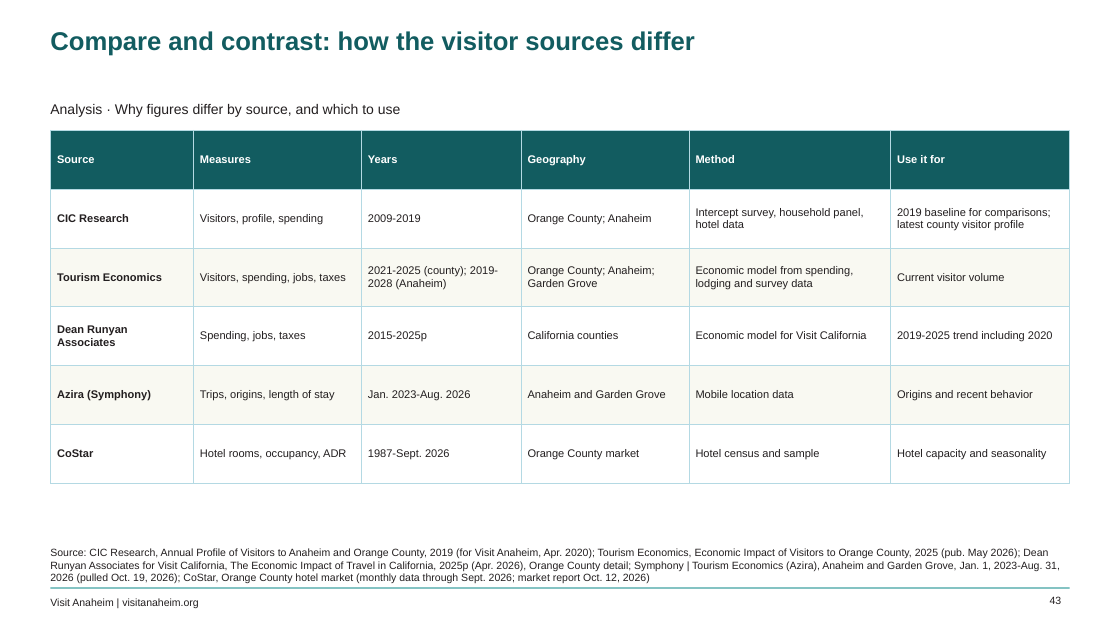
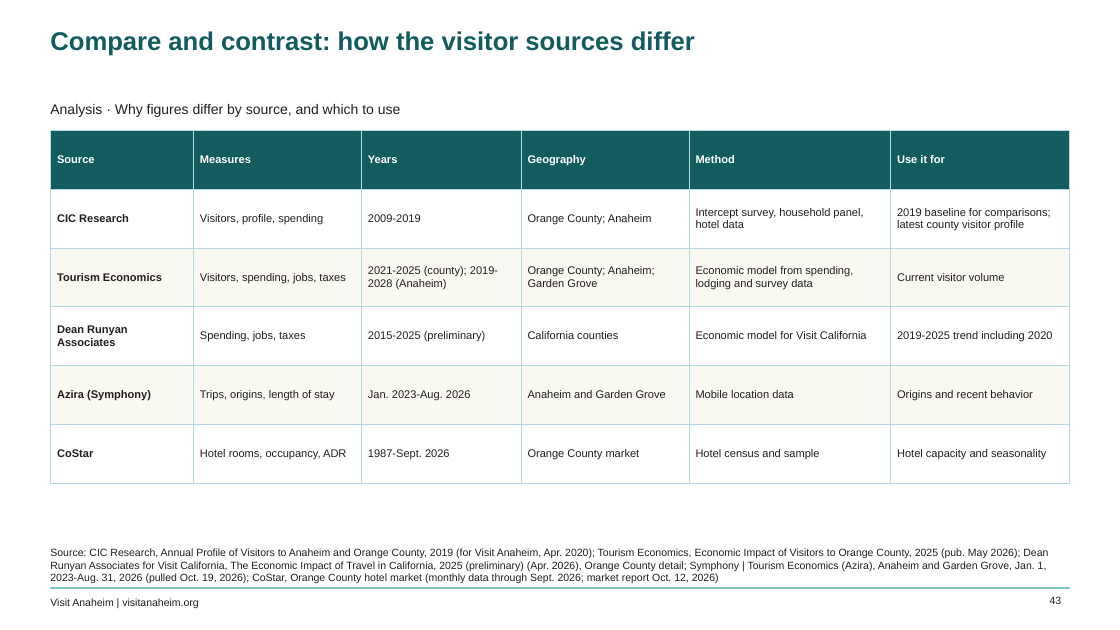
Before and after one commit to bi-visitanaheim/oc-vibe-insights, a slide deck: slide 43 of pipeline/OC_Vibe_Insights.pptx. Drawn at 1120x630 pixels with LibreOffice and Linux fonts; fonts in the diff are those of the drawing; background and template pictures are left out. Boxes give left, top, right and bottom in pixels: in the first picture for what was removed or moved away, otherwise in the second. Text is boxed around its words. In the diff, an @@ line names an element or a change of style, - is before the commit and + after.

```diff
--- a/pipeline/OC_Vibe_Insights.pptx
+++ b/pipeline/OC_Vibe_Insights.pptx
@@ table at [50, 130, 1070, 463] @@
-row 4, column 3: 2015-2025p
+row 4, column 3: 2015-2025 (preliminary)
@@ text at [50, 548, 1048, 583]: text changed @@
-Source: CIC Research, Annual Profile of Visitors to Anaheim and Orange County, 2019 (for Visit Anaheim, Apr. 2020); Tourism Economics, Economic Impact of Visitors to Orange County, 2025 (pub. May 2026); Dean Runyan Associates for Visit California, The Economic Impact of Travel in California, 2025p (Apr. 2026), Orange County detail; Symphony | Tourism Economics (Azira), Anaheim and Garden Grove, Jan. 1, 2023-Aug. 31, 2026 (pulled Oct. 19, 2026); CoStar, Orange County hotel market (monthly data through Sept. 2026; market report Oct. 12, 2026)
+Source: CIC Research, Annual Profile of Visitors to Anaheim and Orange County, 2019 (for Visit Anaheim, Apr. 2020); Tourism Economics, Economic Impact of Visitors to Orange County, 2025 (pub. May 2026); Dean Runyan Associates for Visit California, The Economic Impact of Travel in California, 2025 (preliminary) (Apr. 2026), Orange County detail; Symphony | Tourism Economics (Azira), Anaheim and Garden Grove, Jan. 1, 2023-Aug. 31, 2026 (pulled Oct. 19, 2026); CoStar, Orange County hotel market (monthly data through Sept. 2026; market report Oct. 12, 2026)
```
Also in this commit, not shown: 21 other slides changed, 16 other files.
